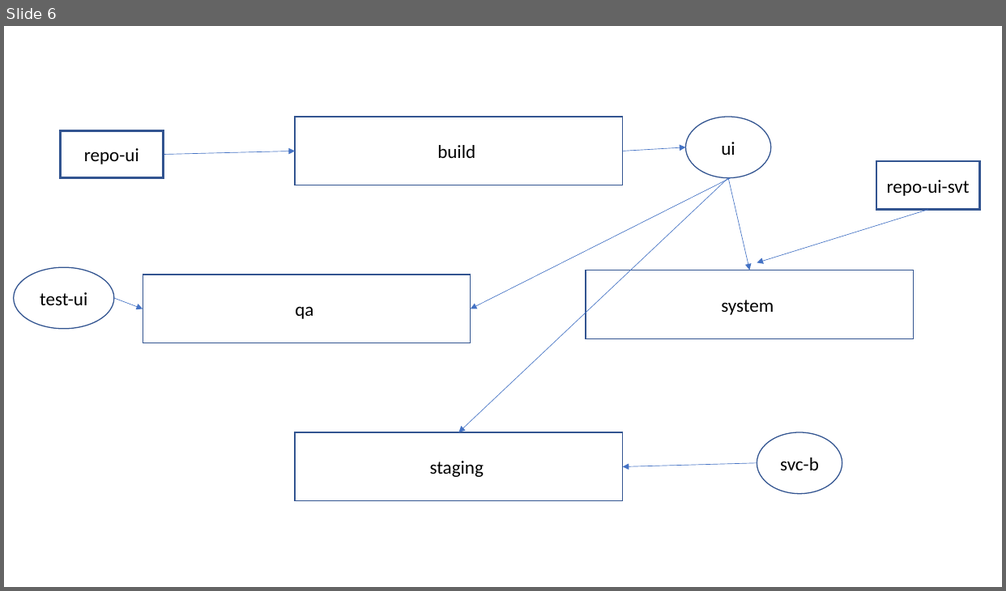
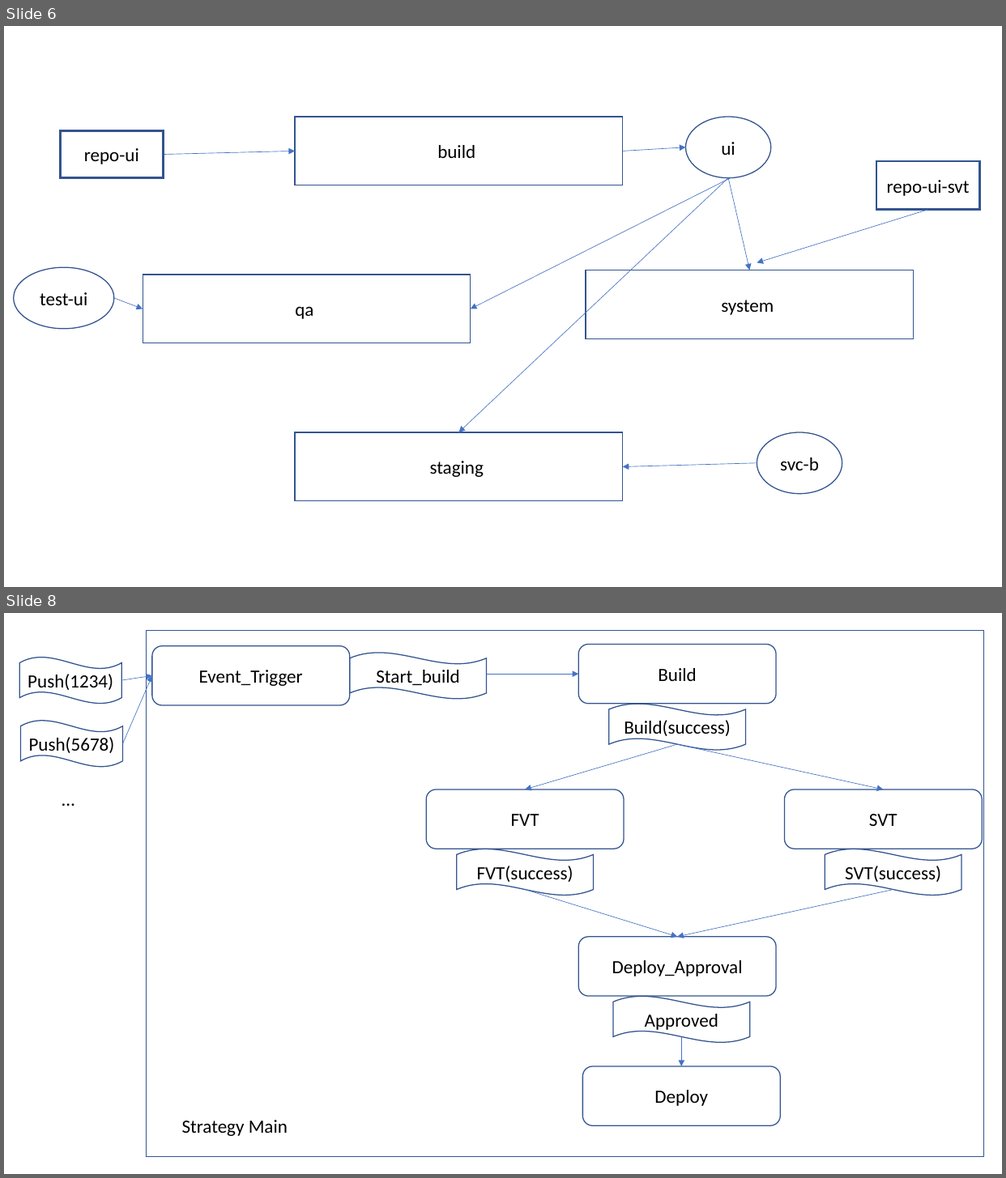
Before and after one commit to mchenggit/kabanero-event, a slide deck: architecture/KabaneroEvent.pptx. Shown one above the other, each under a label of ours: slide 6 before the commit, slides 6 and 8 after it; the slides between them are not shown. The pictures are 1006x591 and 1006x1178 pixels, drawn with LibreOffice and Linux fonts; fonts in the diff are those of the drawing. Boxes give left, top, right and bottom in pixels: in the first picture for what was removed or moved away, otherwise in the second. Text is boxed around its words. In the diff, an @@ line names an element or a change of style, - is before the commit and + after.

```diff
--- a/architecture/KabaneroEvent.pptx
+++ b/architecture/KabaneroEvent.pptx
@@ slide 8 added at [4,613,1002,1174], background #FFFFFF @@
@@ rectangle added at [147,630,984,1157], outline #325491 1 pt @@
@@ wave added at [19,658,121,704], outline #325491 1 pt, 18 pt, text #000000 @@
+Push(1234)
@@ rounded rectangle added at [152,646,350,705], outline #325491 1 pt, 18 pt, text #000000 @@
+Event_Trigger
@@ wave added at [350,653,487,699], outline #325491 1 pt, 18 pt, text #000000 @@
+Start_build
@@ rounded rectangle added at [579,645,777,704], outline #325491 1 pt, 18 pt, text #000000 @@
+Build
@@ arrow added from (121, 680) to (152, 676), #4472C4 0.5 pt @@
@@ arrow added from (123, 744) to (152, 676), #4472C4 0.5 pt @@
@@ arrow added from (487, 674) to (579, 674), #4472C4 0.5 pt @@
@@ wave added at [609,704,746,750], outline #325491 1 pt, 18 pt, text #000000 @@
+Build(success)
@@ wave added at [20,720,122,766], outline #325491 1 pt, 18 pt, text #000000 @@
+Push(5678)
@@ arrow added from (678, 744) to (525, 790), #4472C4 0.5 pt @@
@@ arrow added from (678, 744) to (884, 790), #4472C4 0.5 pt @@
@@ text added at [54,784,83,814], 18 pt, text #000000 @@
+…
@@ rounded rectangle added at [426,790,624,849], outline #325491 1 pt, 18 pt, text #000000 @@
+FVT
@@ rounded rectangle added at [785,790,982,849], outline #325491 1 pt, 18 pt, text #000000 @@
+SVT
@@ wave added at [457,849,594,895], outline #325491 1 pt, 18 pt, text #000000 @@
+FVT(success)
@@ wave added at [825,849,962,895], outline #325491 1 pt, 18 pt, text #000000 @@
+SVT(success)
@@ arrow added from (525, 890) to (678, 937), #4472C4 0.5 pt @@
@@ arrow added from (893, 890) to (678, 937), #4472C4 0.5 pt @@
@@ rounded rectangle added at [579,937,777,996], outline #325491 1 pt, 18 pt, text #000000 @@
+Deploy_Approval
@@ wave added at [613,996,750,1043], outline #325491 1 pt, 18 pt, text #000000 @@
+Approved
@@ arrow added from (681, 1037) to (681, 1067), #4472C4 0.5 pt @@
@@ rounded rectangle added at [582,1067,780,1126], outline #325491 1 pt, 18 pt, text #000000 @@
+Deploy
@@ text added at [182,1120,288,1136], 18 pt, text #000000 @@
+Strategy Main
```
Also in this commit, not shown: 2 other slides added, 4 other files.
